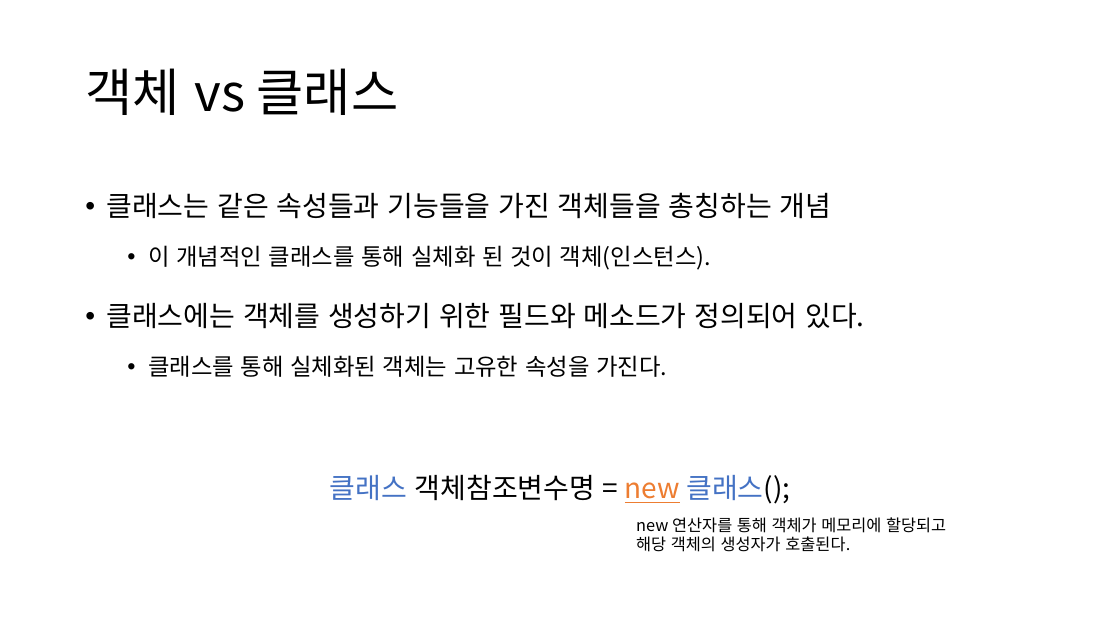
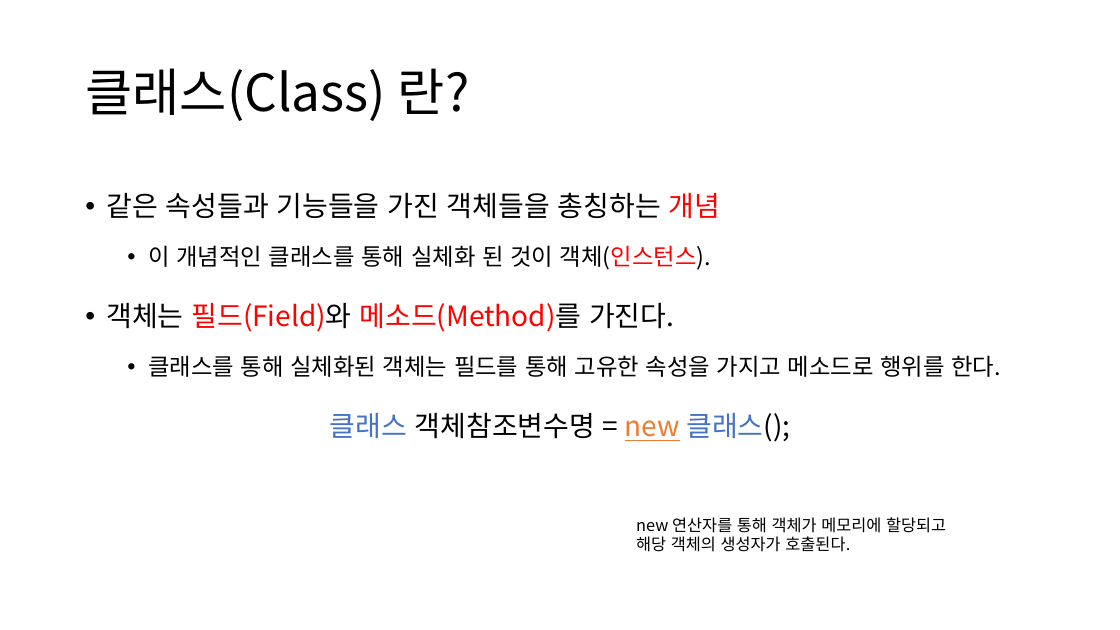
Before and after one commit to YonghoChoi/develop-note, a slide deck: slide 5 of ppt/객체지향 기본.pptx. Drawn at 1120x630 pixels with LibreOffice and Linux fonts; fonts in the diff are those of the drawing. Boxes give left, top, right and bottom in pixels: in the first picture for what was removed or moved away, otherwise in the second. Text is boxed around its words. In the diff, an @@ line names an element or a change of style, - is before the commit and + after.

```diff
--- a/ppt/객체지향 기본.pptx
+++ b/ppt/객체지향 기본.pptx
@@ title at [85,68,470,121]: text changed @@
-객체 vs 클래스
+클래스(Class) 란?
@@ text at [106,192,721,219]: text changed @@
-• 클래스는 같은 속성들과 기능들을 가진 객체들을 총칭하는 개념
+• 같은 속성들과 기능들을 가진 객체들을 총칭하는 개념
@@ text at [148,245,712,270]: text colour #000000 to #FF0000 in "객체(인스턴스)." @@
@@ text at [106,302,1001,377]: text changed; size 24 to 20 pt @@
-• 클래스에는 객체를 생성하기 위한 필드와 메소드가 정의되어 있다.
-  • 클래스를 통해 실체화된 객체는 고유한 속성을 가진다.
+• 객체는 필드(Field)와 메소드(Method)를 가진다.
+  • 클래스를 통해 실체화된 객체는 필드를 통해 고유한 속성을 가지고 메소드로 행위를 한다.
```
Also in this commit, not shown: 22 other slides changed, 10 slides added.
